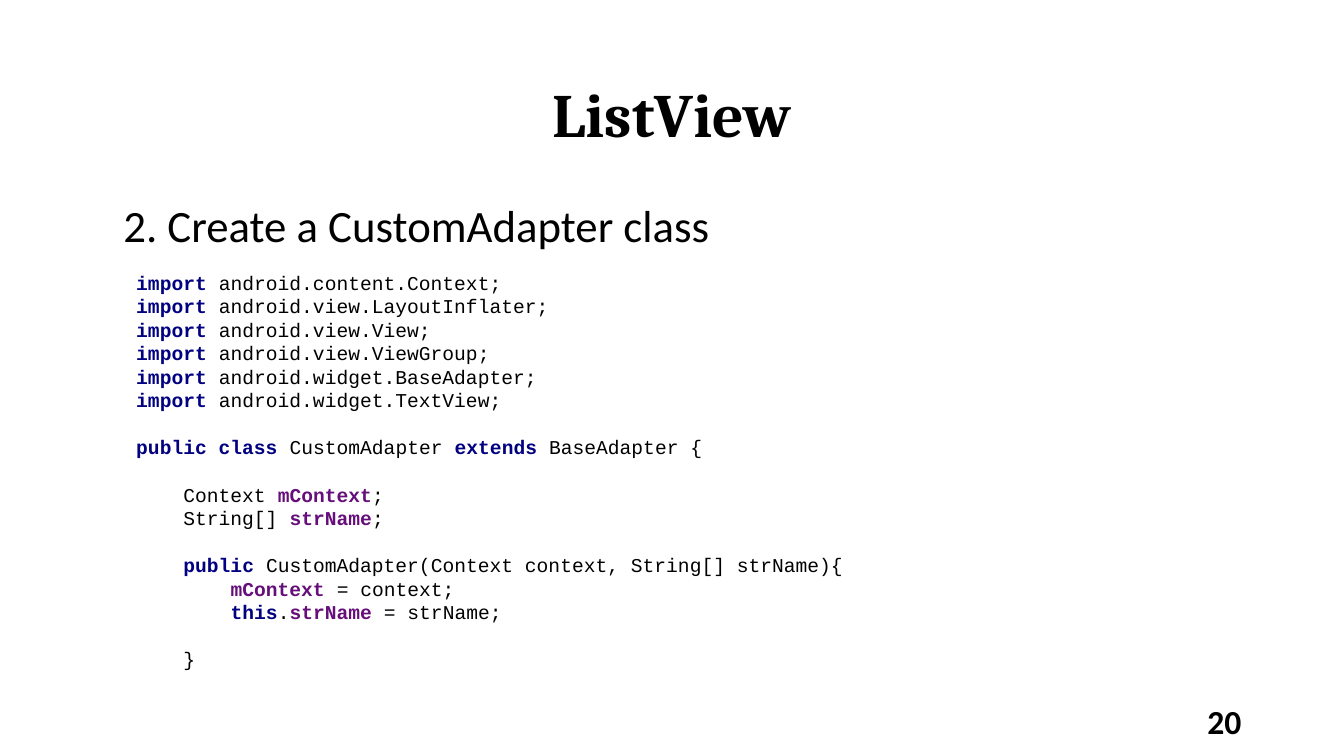
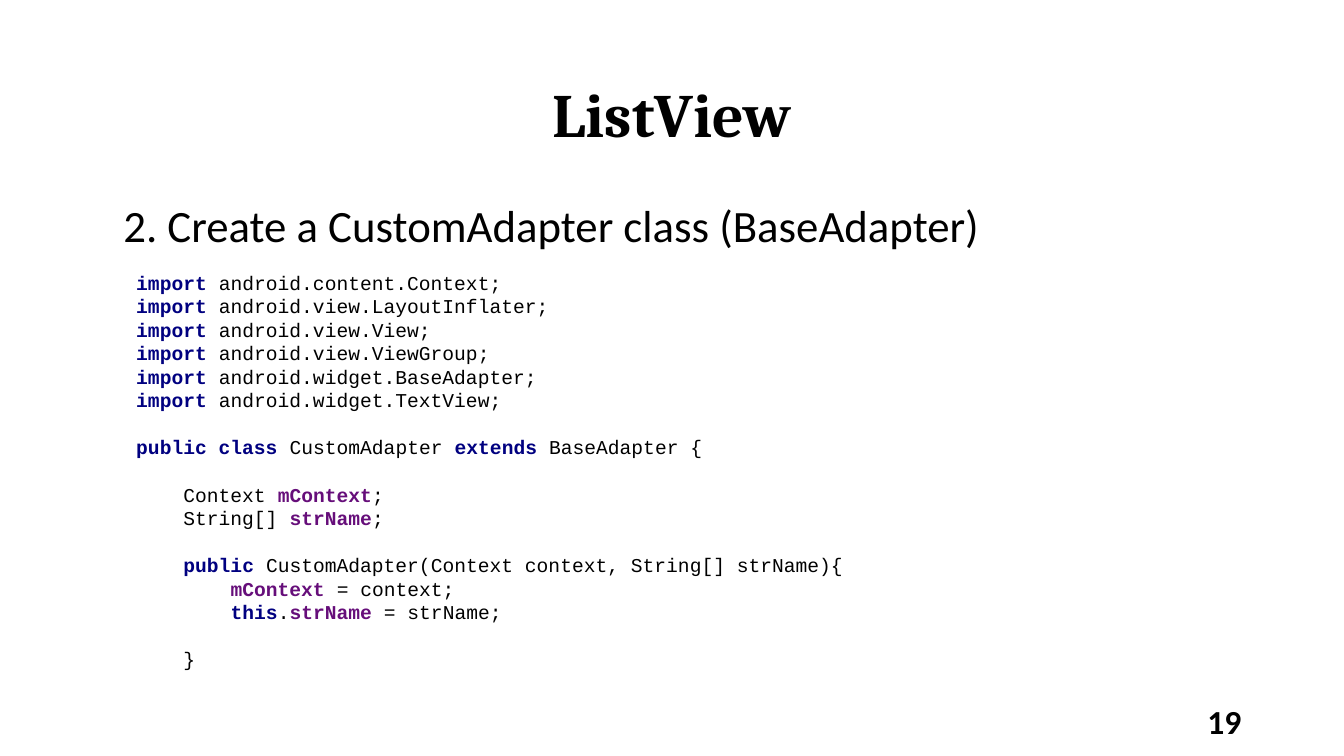
Before and after one commit to varanee/Course, a slide deck: slide 19 of Mobile_App_Dev/Week7/Lec7.odp (slide 20 before the commit). Drawn at 1344x756 pixels with LibreOffice and Linux fonts; fonts in the diff are those of the drawing. Boxes give left, top, right and bottom in pixels: in the first picture for what was removed or moved away, otherwise in the second. Text is boxed around its words. In the diff, an @@ line names an element or a change of style, - is before the commit and + after.

```diff
--- a/Mobile_App_Dev/Week7/Lec7.odp
+++ b/Mobile_App_Dev/Week7/Lec7.odp
@@ text at <box>123,209,979,250</box>: text changed @@
-2. Create a CustomAdapter class
+2. Create a CustomAdapter class (BaseAdapter)
@@ page number at <box>1207,712,1241,734</box>: text changed @@
-20
+19
```
Also in this commit, not shown: 11 other slides changed, 1 slide added, 1 slide removed, 4 other files.
